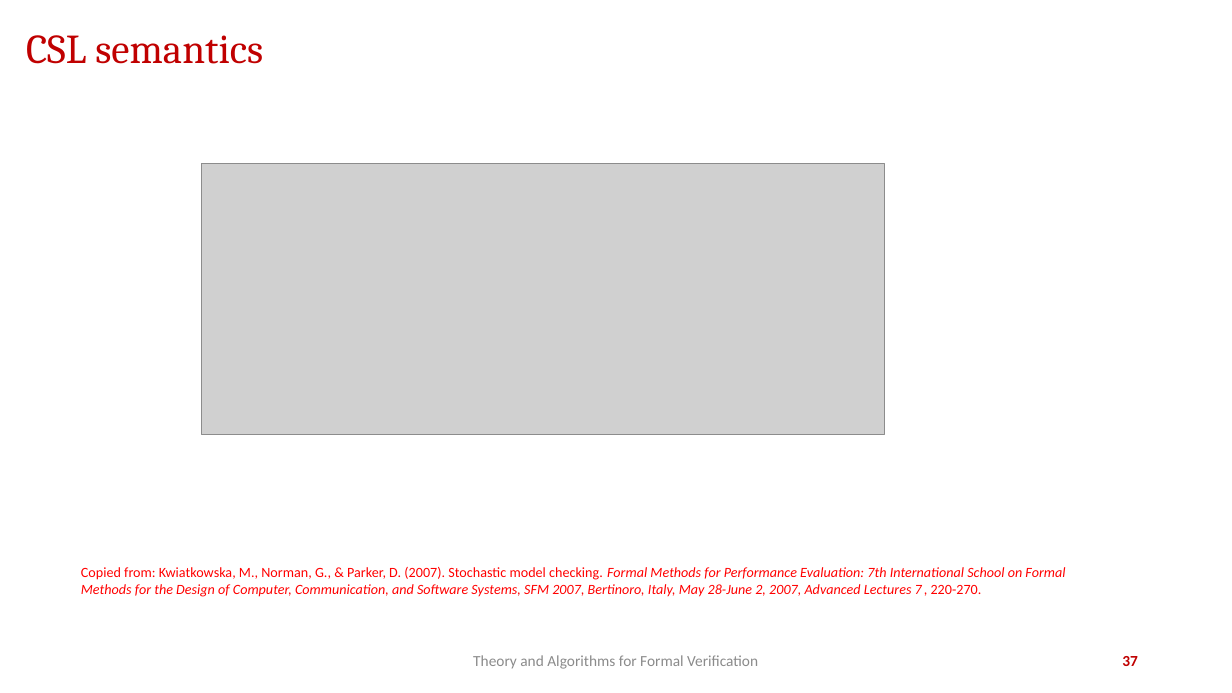
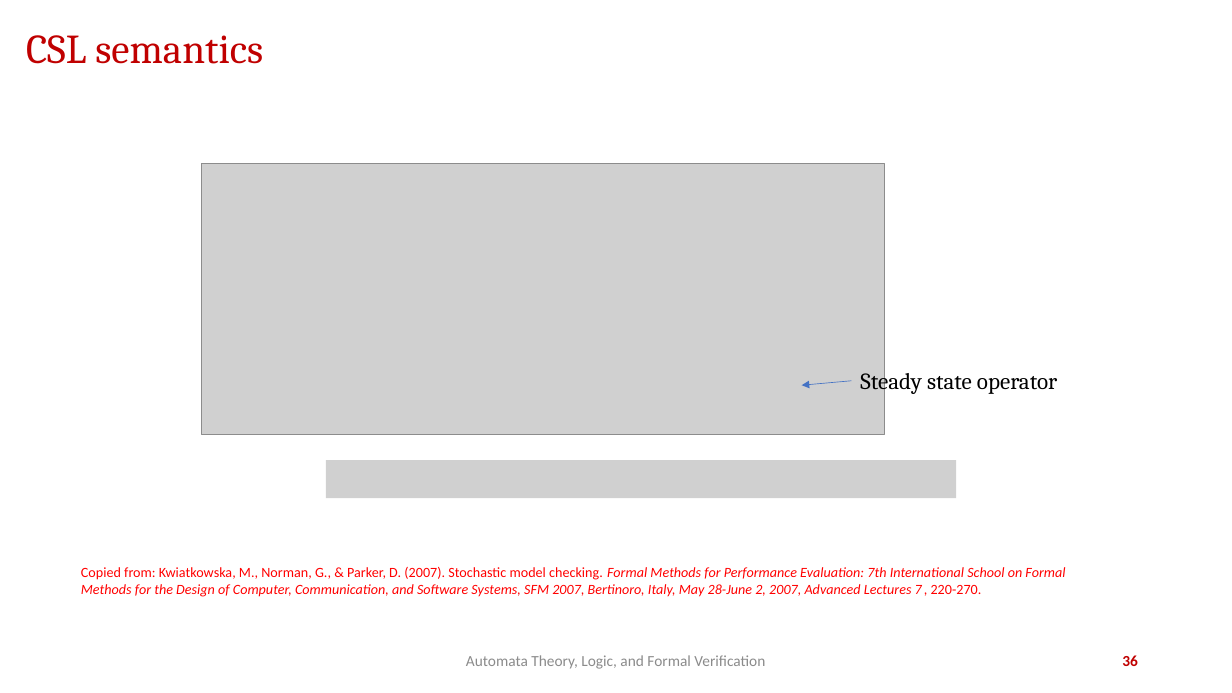
Before and after one commit to jdeshmukh/jdeshmukh.github.io, a slide deck: slide 36 of teaching/fvTheorySlides/ProbabilisticVerification.pptx (slide 37 before the commit). Drawn at 1232x693 pixels with LibreOffice and Linux fonts; fonts in the diff are those of the drawing; grey boxes stand for pictures; background and template pictures are left out. Boxes give left, top, right and bottom in pixels: in the first picture for what was removed or moved away, otherwise in the second. Text is boxed around its words. In the diff, an @@ line names an element or a change of style, - is before the commit and + after.

```diff
--- a/teaching/fvTheorySlides/ProbabilisticVerification.pptx
+++ b/teaching/fvTheorySlides/ProbabilisticVerification.pptx
@@ arrow added from (851, 381) to (802, 385), #4472C4 0.5 pt @@
@@ text added at [860, 368, 1057, 394], 18 pt, text #000000 @@
+Steady state operator
@@ picture added at [326, 460, 957, 498] @@
@@ text at [466, 655, 765, 669]: text changed @@
-Theory and Algorithms for Formal Verification
+Automata Theory, Logic, and Formal Verification
@@ page number at [1122, 655, 1138, 666]: text changed @@
-37
+36
```
Also in this commit, not shown: 37 other slides changed, 1 slide added, 27 other files.
